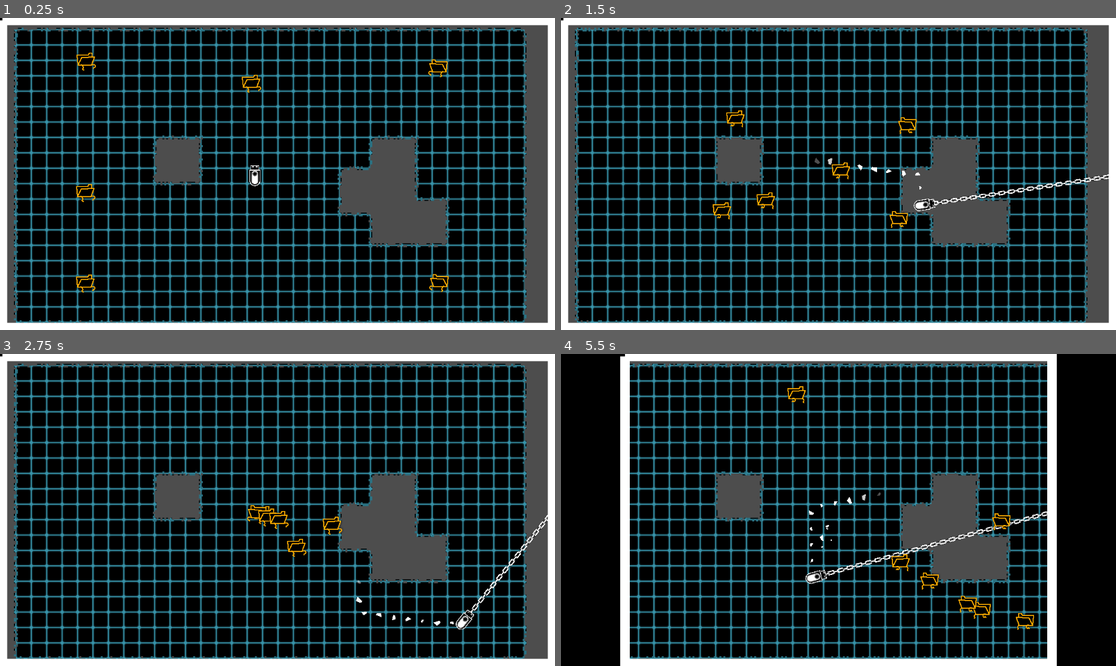
Above: before the commit, frames 1-4 (two rows, left to right).
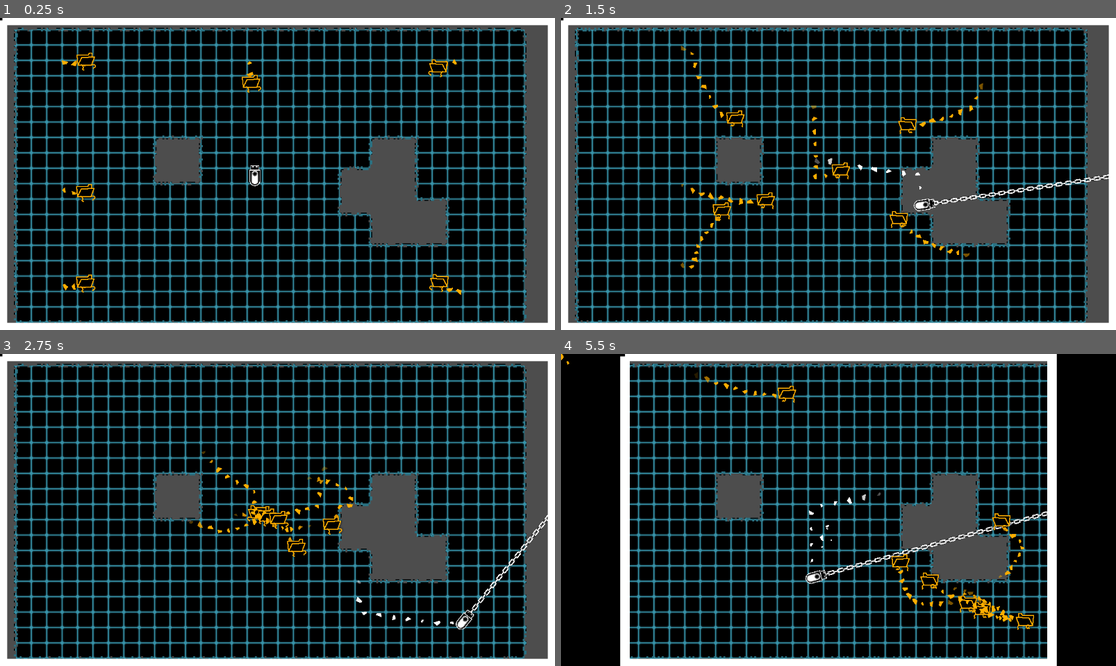
Above: after the commit, the same moments.

Repository: SomeSortOfSam/Hardest_Drive
Game: Godot game, scene res://scenes/gamplay.tscn
The game is run twice, just before and just after one commit, with the same random seed, the same clock (stepped at 60 frames per second) and the same inputs. Sound files missing from this copy of the repository are replaced by a short silence.
Inputs (mouse positions are in pixels of both pictures, inside the frame that each line leads up to):
- Up to frame 1 (0.25 s): no input
- Up to frame 2 (1.5 s): move the mouse to (960, 158) at 0.52 s; hold D (player_right) 0.53-1.28 s; click (960, 158) at 0.67 s; move the mouse to (727, 189) at 1.27 s; hold S (player_down) from 1.28 s (still down)
- Up to frame 3 (2.75 s): move the mouse to (333, 441) at 2.02 s; release S (player_down) at 2.03 s; hold D (player_right) from 2.03 s (still down)
- Up to frame 4 (5.5 s): move the mouse to (810, 572) at 2.77 s; release D (player_right) at 2.78 s; hold W (player_up) 2.78-3.53 s; click (810, 572) at 2.92 s; move the mouse to (1005, 556) at 3.52 s; hold A (player_left) 3.53-5.03 s; move the mouse to (672, 463) at 4.27 s; move the mouse to (866, 510) at 5.02 s; hold S (player_down) from 5.03 s (still down); click (866, 510) at 5.17 s

The runs differ from the first frame. In frame 1, 0.1% of the frame differs, in the area x 11-84%, y 13-89%; in frame 2, 0.5%; in frame 3, 0.4%; in frame 4, 0.7%, in the area x 0-85%, y 0-88%.

Commit message:
Made enemies spawn less?

Diff:
--- a/scenes/enemy.tscn
+++ b/scenes/enemy.tscn
@@ -129,7 +129,6 @@
 
 [node name="WalkDust" type="GPUParticles2D" parent="."]
 position = Vector2(0, 9)
-emitting = false
 amount = 10
 process_material = SubResource("ParticleProcessMaterial_cdaia")
 texture = ExtResource("2_enmir")
@@ -143,8 +142,8 @@
 hframes = 6
 
 [node name="Destroy" type="GPUParticles2D" parent="Sprite2D"]
-visible = false
 modulate = Color(1, 0, 0, 1)
+emitting = false
 amount = 6
 process_material = SubResource("ParticleProcessMaterial_qf8dk")
 texture = ExtResource("4_150kn")
@@ -167,7 +166,7 @@
 }
 
 [node name="Timer" type="Timer" parent="."]
-wait_time = 0.01
+wait_time = 0.1
 
 [node name="DeathSound" type="AudioStreamPlayer2D" parent="."]
 stream = ExtResource("5_vsbux")
--- a/scenes/enemy_spawner.tscn
+++ b/scenes/enemy_spawner.tscn
@@ -1,12 +1,18 @@
 [gd_scene load_steps=4 format=3 uid="uid://cm2ey8fk0fl14"]
+
 [ext_resource type="Script" path="res://scripts/EnemySpawner.gd" id="1_ccmua"]
 [ext_resource type="PackedScene" uid="uid://c0bavsp5m5qge" path="res://scenes/enemy.tscn" id="2_vsluo"]
+
 [sub_resource type="CircleShape2D" id="CircleShape2D_tjaah"]
+radius = 64.0
+
 [node name="EnemySpawner" type="Area2D"]
 collision_layer = 0
 monitorable = false
 script = ExtResource("1_ccmua")
 enemy_scene = ExtResource("2_vsluo")
+
 [node name="CollisionShape2D" type="CollisionShape2D" parent="."]
 shape = SubResource("CircleShape2D_tjaah")
+
 [connection signal="area_exited" from="." to="." method="_on_area_exited"]
--- a/scripts/EnemySpawner.gd
+++ b/scripts/EnemySpawner.gd
@@ -2,6 +2,7 @@
 @export var enemy_scene : PackedScene
 func _on_area_exited(area):
 	call_deferred("spawn_enemy")
+
 func spawn_enemy():
 	var enemy = enemy_scene.instantiate()
 	enemy.position = position
